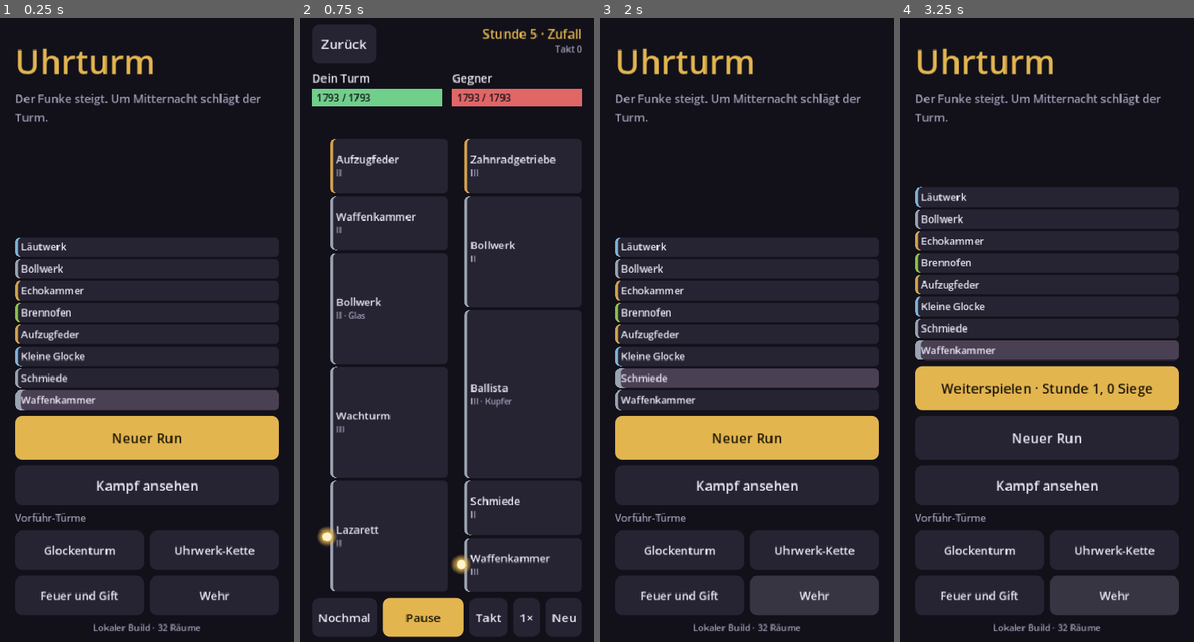
Above: before the commit, frames 1-4 (left to right).
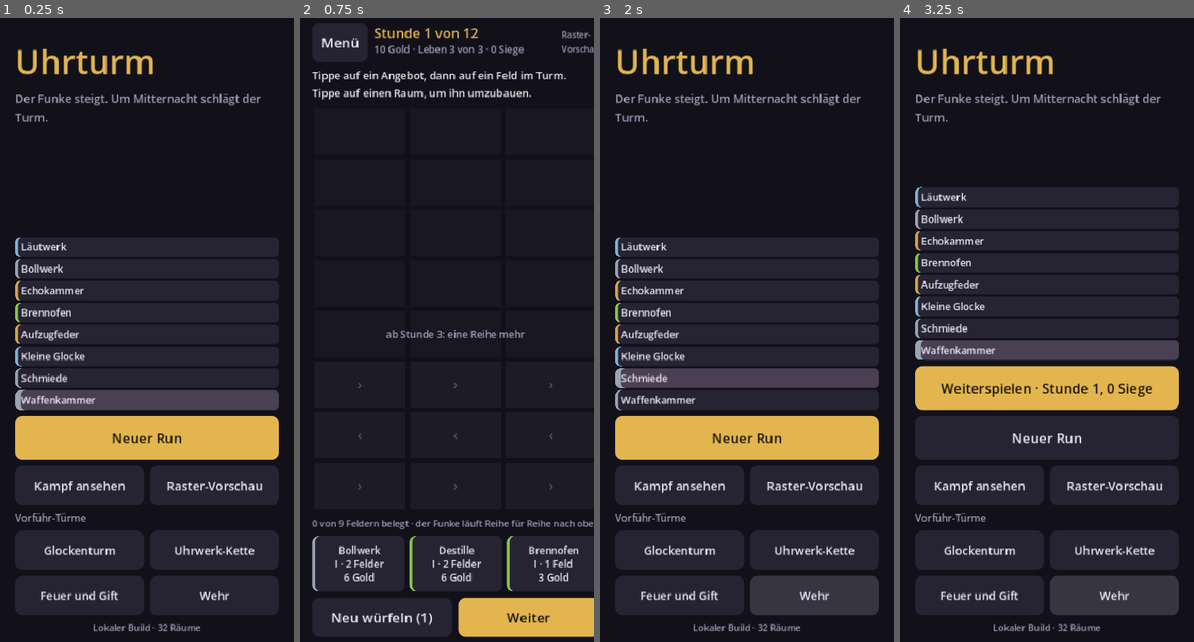
Above: after the commit, the same moments.

Repository: j4nric/auto-battle
Game: Godot game, scene res://scenes/main.tscn
Two runs of this game, one before a commit and one after it. Both use one fixed random seed, a clock stepped at 60 frames per second and the inputs below.
Inputs (mouse positions are in pixels of both pictures, inside the frame that each line leads up to):
- Up to frame 1 (0.25 s): no input
- Up to frame 2 (0.75 s): click (514, 486) at 0.5 s, where only the run after the commit has a clickable "Raster-Vorschau"
- Up to frame 3 (2 s): click (641, 42) at 1.25 s, where only the run after the commit has a clickable "Menü"
- Up to frame 4 (3.25 s): click "Neuer Run" at 2 s; click "Menü" at 2.75 s

The runs differ from the first frame. In frame 1, 0.8% of the frame differs, in the area x 11-90%, y 71-79%; in frame 2, 24%, in the area x 4-100%, y 0-100%; in frame 3, 0.8%; in frame 4, 0.8%.

Commit message:
Raster workshop preview: place, rotate and rebuild on the 3-wide grid
- GridView draws the grid tower by hand: shapes in guild colours, spark
  direction per row, locked rows with the hour they open, a placement ghost
  (green fits, red does not)
- RasterView: tap an offer, tap a cell, rotate, tap again or "Einbauen";
  tap a room to sell, rotate in place or move it; omens, alloys, run end.
  Fights resolve directly, the animated grid fight follows.
- UhrRasterSession saves the preview run separately (seed + actions)
- Start screen: "Raster-Vorschau" next to "Kampf ansehen"

Checked in the emulated Pixel 7: placing, ghost, room actions in two rows,
moving, omens, merchant.

Co-Authored-By: Claude Opus 5.5 <noreply@anthropic.com>
Claude-Session: https://claude.ai/code/session_01QwYqqhMmgv2Hvsj6QZ7XPB

Diff:
--- /dev/null
+++ b/game/scenes/raster.tscn
@@ -0,0 +1,12 @@
+[gd_scene load_steps=2 format=3]
+
+[ext_resource type="Script" path="res://scripts/raster_view.gd" id="1"]
+
+[node name="Raster" type="Control"]
+layout_mode = 3
+anchors_preset = 15
+anchor_right = 1.0
+anchor_bottom = 1.0
+grow_horizontal = 2
+grow_vertical = 2
+script = ExtResource("1")
--- a/game/scripts/main.gd
+++ b/game/scripts/main.gd
@@ -63,9 +63,20 @@
 	start.pressed.connect(func() -> void: _start_run(int(Time.get_unix_time_from_system()) % 1000000))
 	col.add_child(start)
 
+	var pair := HBoxContainer.new()
+	pair.add_theme_constant_override("separation", 8)
 	var fight := UhrStyle.button("Kampf ansehen")
+	fight.size_flags_horizontal = Control.SIZE_EXPAND_FILL
+	fight.add_theme_font_size_override("font_size", 16)
 	fight.pressed.connect(func() -> void: _open_fight(int(Time.get_unix_time_from_system()) % 100000, -1, 0))
-	col.add_child(fight)
+	pair.add_child(fight)
+	# The 3-wide grid tower (ADR 0008), playable as a preview until it replaces the column.
+	var raster := UhrStyle.button("Raster-Vorschau")
+	raster.size_flags_horizontal = Control.SIZE_EXPAND_FILL
+	raster.add_theme_font_size_override("font_size", 16)
+	raster.pressed.connect(func() -> void: get_tree().change_scene_to_file("res://scenes/raster.tscn"))
+	pair.add_child(raster)
+	col.add_child(pair)
 
 	col.add_child(UhrStyle.label("Vorführ-Türme", 13, UhrStyle.MUTED))
 	var grid := GridContainer.new()
--- /dev/null
+++ b/game/scripts/raster_session.gd
@@ -0,0 +1,59 @@
+class_name UhrRasterSession
+extends RefCounted
+## The current raster preview run (ADR 0008) and its save game: seed + actions, saved after every
+## action, loaded by replay (ADR 0007). Separate from the column run's save until the raster
+## replaces it.
+
+const SAVE_PATH := "user://raster-run.json"
+
+static var run: UhrRasterRun = null
+
+
+static func new_run(seed: int) -> UhrRasterRun:
+	run = UhrRasterRun.create(seed)
+	save()
+	return run
+
+
+## Applies an action to the current run and saves. Returns false if it was rejected.
+static func act(a: Dictionary) -> bool:
+	if run == null or not run.act(a):
+		return false
+	save()
+	return true
+
+
+static func save() -> void:
+	if run == null:
+		return
+	var f := FileAccess.open(SAVE_PATH, FileAccess.WRITE)
+	if f == null:
+		return
+	f.store_string(JSON.stringify({ "v": 1, "seed": run.seed, "hour": run.hour, "wins": run.wins, "actions": run.actions }))
+	# Close explicitly: on the web the file only reaches IndexedDB when it is closed.
+	f.close()
+
+
+static func has_save() -> bool:
+	return FileAccess.file_exists(SAVE_PATH)
+
+
+## Loads the saved run by replaying it, or null if there is none or it no longer replays.
+static func load_saved() -> UhrRasterRun:
+	if not has_save():
+		return null
+	var d: Variant = JSON.parse_string(FileAccess.get_file_as_string(SAVE_PATH))
+	if typeof(d) != TYPE_DICTIONARY or not d.has("seed"):
+		return null
+	var r := UhrRasterRun.replay(int(d.seed), d.get("actions", []))
+	if r == null:
+		push_warning("Saved raster run no longer replays")
+		return null
+	run = r
+	return run
+
+
+static func clear() -> void:
+	run = null
+	if has_save():
+		DirAccess.remove_absolute(ProjectSettings.globalize_path(SAVE_PATH))
--- /dev/null
+++ b/game/scripts/raster_view.gd
@@ -0,0 +1,460 @@
+extends Control
+## Raster preview (ADR 0008): workshop on the 3-wide grid. Tap an offer, tap a cell to see where
+## it would go (green fits, red does not), rotate, then tap again or "Einbauen". Tap a placed room
+## to sell, rotate or move it. Fights resolve directly; the animated grid fight follows in M5.
+
+const MAIN_SCENE := "res://scenes/main.tscn"
+
+var run: UhrRasterRun
+var grid: GridView
+var title_label: Label
+var stats_label: Label
+var hint_label: Label
+var cells_label: Label
+var bottom: VBoxContainer
+var toast: Label
+
+var selected_offer := -1
+var selected_room := -1
+var moving := false
+## Placement preview: { id, x, y, rot, ok, ax, ay } (ax, ay: the tapped cell).
+var ghost: Dictionary = {}
+
+
+func _ready() -> void:
+	run = UhrRasterSession.run
+	if run == null:
+		run = UhrRasterSession.load_saved()
+	if run == null:
+		run = UhrRasterSession.new_run(int(Time.get_unix_time_from_system()) % 1000000)
+	_build_ui()
+	_refresh()
+
+
+func _build_ui() -> void:
+	var bg := ColorRect.new()
+	bg.color = UhrStyle.NIGHT
+	bg.set_anchors_preset(Control.PRESET_FULL_RECT)
+	add_child(bg)
+	var margin := MarginContainer.new()
+	margin.set_anchors_preset(Control.PRESET_FULL_RECT)
+	for side in ["left", "right"]:
+		margin.add_theme_constant_override("margin_" + side, 16)
+	margin.add_theme_constant_override("margin_top", 16)
+	margin.add_theme_constant_override("margin_bottom", 14)
+	add_child(margin)
+	var col := VBoxContainer.new()
+	col.add_theme_constant_override("separation", 8)
+	margin.add_child(col)
+
+	var head := HBoxContainer.new()
+	head.add_theme_constant_override("separation", 8)
+	var back := UhrStyle.button("Menü")
+	back.pressed.connect(func() -> void: get_tree().change_scene_to_file(MAIN_SCENE))
+	head.add_child(back)
+	var titles := VBoxContainer.new()
+	titles.size_flags_horizontal = Control.SIZE_EXPAND_FILL
+	titles.add_theme_constant_override("separation", 0)
+	title_label = UhrStyle.label("", 18, UhrStyle.BRASS, false)
+	stats_label = UhrStyle.label("", 13, UhrStyle.MUTED, false)
+	titles.add_child(title_label)
+	titles.add_child(stats_label)
+	head.add_child(titles)
+	head.add_child(UhrStyle.label("Raster-\nVorschau", 11, UhrStyle.MUTED, false))
+	col.add_child(head)
+
+	hint_label = UhrStyle.label("", 14, UhrStyle.TEXT)
+	hint_label.custom_minimum_size.y = 40
+	col.add_child(hint_label)
+
+	grid = GridView.new()
+	grid.size_flags_vertical = Control.SIZE_EXPAND_FILL
+	grid.cell_tapped.connect(_on_cell_tapped)
+	col.add_child(grid)
+
+	cells_label = UhrStyle.label("", 12, UhrStyle.MUTED, false)
+	col.add_child(cells_label)
+
+	bottom = VBoxContainer.new()
+	bottom.add_theme_constant_override("separation", 8)
+	col.add_child(bottom)
+
+	toast = UhrStyle.label("", 16, UhrStyle.NIGHT, false)
+	toast.horizontal_alignment = HORIZONTAL_ALIGNMENT_CENTER
+	var tb := UhrStyle.box(UhrStyle.BRASS, 10)
+	tb.set_content_margin_all(10)
+	toast.add_theme_stylebox_override("normal", tb)
+	toast.set_anchors_preset(Control.PRESET_CENTER_TOP)
+	toast.position.y = 70
+	toast.modulate.a = 0.0
+	toast.z_index = 10
+	toast.mouse_filter = Control.MOUSE_FILTER_IGNORE
+	add_child(toast)
+
+
+# ------------------------------------------------------------------ rendering
+func _refresh() -> void:
+	title_label.text = "Stunde %d von %d" % [run.hour, UhrRun.HOURS]
+	stats_label.text = "%d Gold · Leben %d von %d · %d Siege" % [run.gold, run.lives, UhrRun.LIVES, run.wins]
+	var rows := int(run.tower.rows)
+	grid.locked_text = "ab Stunde %d: eine Reihe mehr" % _next_growth_hour() if rows < GridView.MAX_ROWS else ""
+	grid.setup(run.tower)
+	grid.set_selected(selected_room)
+	grid.set_ghost(ghost)
+	cells_label.text = "%d von %d Feldern belegt · der Funke läuft Reihe für Reihe nach oben" % [UhrRasterTower.used_cells(run.tower), UhrRasterTower.WIDTH * rows]
+	for c in bottom.get_children():
+		c.queue_free()
+	match run.phase:
+		"shop":
+			_render_shop()
+		"omen":
+			_render_omens()
+		"alloy":
+			_render_alloy()
+		"over":
+			_render_over()
+
+
+func _next_growth_hour() -> int:
+	for h in range(run.hour + 1, UhrRun.HOURS + 1):
+		if UhrRasterTower.rows_for(h) > int(run.tower.rows):
+			return h
+	return UhrRun.HOURS
+
+
+func _render_shop() -> void:
+	if selected_offer >= run.offers.size():
+		selected_offer = -1
+	if selected_room >= run.tower.rooms.size():
+		selected_room = -1
+	if selected_room >= 0:
+		_render_room_actions()
+		return
+	if selected_offer >= 0:
+		var o: Dictionary = run.offers[selected_offer]
+		var def := UhrContent.raster_room(o.id)
+		if ghost.is_empty():
+			hint_label.text = "%s: %s. Tippe auf ein Feld im Turm." % [def.name, str(def.text).trim_suffix(".")]
+		elif ghost.ok:
+			hint_label.text = "Passt. Nochmal tippen oder „Einbauen“. Mit „Drehen“ änderst du die Lage."
+		else:
+			hint_label.text = "Passt dort nicht. Tippe auf ein anderes Feld oder drehe den Raum."
+	else:
+		var last := _last_fight_text()
+		hint_label.text = (last + " " if last != "" else "") + "Tippe auf ein Angebot, dann auf ein Feld im Turm. Tippe auf einen Raum, um ihn umzubauen."
+
+	var cards := GridContainer.new()
+	cards.columns = mini(3, maxi(1, run.offers.size()))
+	cards.add_theme_constant_override("h_separation", 6)
+	cards.add_theme_constant_override("v_separation", 6)
+	for i in run.offers.size():
+		cards.add_child(_offer_card(i))
+	bottom.add_child(cards)
+
+	var row := HBoxContainer.new()
+	row.add_theme_constant_override("separation", 8)
+	if selected_offer >= 0:
+		var rot := UhrStyle.button("Drehen")
+		rot.disabled = UhrRasterTower.rotations(run.offers[selected_offer].id).size() < 2
+		rot.pressed.connect(_rotate_ghost)
+		row.add_child(rot)
+		if _duplicate_index(run.offers[selected_offer].id) >= 0:
+			var up := UhrStyle.button("Aufwerten")
+			up.disabled = run.preview_buy(selected_offer, true) == null
+			up.pressed.connect(_upgrade)
+			row.add_child(up)
+		var place := UhrStyle.button("Einbauen", true)
+		place.size_flags_horizontal = Control.SIZE_EXPAND_FILL
+		place.disabled = ghost.is_empty() or not ghost.ok
+		place.pressed.connect(_confirm_place)
+		row.add_child(place)
+	else:
+		var reroll := UhrStyle.button("Neu würfeln (%d)" % run.reroll_cost)
+		reroll.disabled = run.gold < run.reroll_cost
+		reroll.size_flags_horizontal = Control.SIZE_EXPAND_FILL
+		reroll.pressed.connect(func() -> void: _act({ "t": "reroll" }))
+		row.add_child(reroll)
+		var next := UhrStyle.button("Weiter", true)
+		next.size_flags_horizontal = Control.SIZE_EXPAND_FILL
+		next.pressed.connect(func() -> void: _act({ "t": "endShop" }))
+		row.add_child(next)
+	bottom.add_child(row)
+
+
+func _offer_card(i: int) -> Button:
+	var o: Dictionary = run.offers[i]
+	var def := UhrContent.raster_room(o.id)
+	var b := Button.new()
+	b.custom_minimum_size = Vector2(0, 74)
+	b.size_flags_horizontal = Control.SIZE_EXPAND_FILL
+	b.clip_text = true
+	var affordable := int(o.price) <= run.gold
+	var dup := _duplicate_index(o.id) >= 0
+	var n := UhrRasterTower.area(o.id)
+	b.text = "%s\n%s · %d %s\n%d Gold%s" % [def.name, ["I", "II", "III", "IV"][int(o.tier)], n, "Feld" if n == 1 else "Felder", int(o.price), " · im Turm" if dup else ""]
+	b.add_theme_font_size_override("font_size", 13)
+	var sb := UhrStyle.box(UhrStyle.PANEL_LIT if i == selected_offer else UhrStyle.PANEL, 8, 4, UhrStyle.guild_color(def.guild))
+	if i == selected_offer:
+		sb.border_width_top = 2
+		sb.border_width_right = 2
+		sb.border_width_bottom = 2
+		sb.border_color = UhrStyle.BRASS
+	for st in ["normal", "hover", "pressed", "focus"]:
+		b.add_theme_stylebox_override(st, sb)
+	var fg := UhrStyle.TEXT if affordable else UhrStyle.MUTED
+	for st in ["font_color", "font_hover_color", "font_pressed_color", "font_focus_color"]:
+		b.add_theme_color_override(st, fg)
+	b.pressed.connect(_on_offer_tapped.bind(i))
+	return b
+
+
+func _render_room_actions() -> void:
+	var r: Dictionary = run.tower.rooms[selected_room]
+	var def := UhrContent.raster_room(r.id)
+	if moving:
+		hint_label.text = "Tippe auf das Feld, wo %s hin soll, und dann nochmal zum Bestätigen." % def.name if ghost.is_empty() else ("Passt. Nochmal tippen oder „Hier hin“." if ghost.ok else "Passt dort nicht.")
+	else:
+		hint_label.text = "%s: %s" % [def.name, def.text]
+	var tier := int(r.tier) if r.get("tier") != null else 0
+	var row := HBoxContainer.new()
+	row.add_theme_constant_override("separation", 6)
+	if moving:
+		var rot := UhrStyle.button("Drehen")
+		rot.disabled = UhrRasterTower.rotations(r.id).size() < 2
+		rot.pressed.connect(_rotate_ghost)
+		var here := UhrStyle.button("Hier hin", true)
+		here.size_flags_horizontal = Control.SIZE_EXPAND_FILL
+		here.disabled = ghost.is_empty() or not ghost.ok
+		here.pressed.connect(_confirm_move)
+		var cancel := UhrStyle.button("Abbrechen")
+		cancel.pressed.connect(_clear_selection)
+		for b in [rot, here, cancel]:
+			row.add_child(b)
+	else:
+		var sell := UhrStyle.button("Verkaufen +%d" % UhrRasterRun.sell_price(r.id, tier))
+		sell.add_theme_font_size_override("font_size", 15)
+		sell.pressed.connect(func() -> void:
+			var idx := selected_room
+			_clear_selection(false)
+			_act({ "t": "sell", "idx": idx }))
+		var rot := UhrStyle.button("Drehen")
+		rot.disabled = UhrRasterTower.rotations(r.id).size() < 2
+		rot.pressed.connect(_rotate_in_place)
+		var mv := UhrStyle.button("Verschieben")
+		mv.pressed.connect(func() -> void:
+			moving = true
+			ghost = {}
+			_refresh())
+		var done := UhrStyle.button("Fertig", true)
+		done.pressed.connect(_clear_selection)
+		# Two rows of two: four buttons side by side do not fit a phone's width.
+		var row2 := HBoxContainer.new()
+		row2.add_theme_constant_override("separation", 6)
+		for b in [sell, rot]:
+			b.size_flags_horizontal = Control.SIZE_EXPAND_FILL
+			row.add_child(b)
+		for b in [mv, done]:
+			b.size_flags_horizontal = Control.SIZE_EXPAND_FILL
+			row2.add_child(b)
+		bottom.add_child(row)
+		bottom.add_child(row2)
+		return
+	bottom.add_child(row)
+
+
+func _render_omens() -> void:
+	hint_label.text = "Wer fordert dich heraus? Wähle ein Vorzeichen."
+	for o in run.omens:
+		var b := Button.new()
+		b.custom_minimum_size = Vector2(0, 64)
+		b.text = "%s\n%s" % [o.name, o.text]
+		b.add_theme_font_size_override("font_size", 14)
+		b.autowrap_mode = TextServer.AUTOWRAP_WORD_SMART
+		var sb := UhrStyle.box(UhrStyle.PANEL, 10, 4, UhrStyle.BRASS if o.get("alloy", false) else UhrStyle.LINE)
+		sb.set_content_margin_all(10)
+		for st in ["normal", "hover", "pressed", "focus"]:
+			b.add_theme_stylebox_override(st, sb)
+		for st in ["font_color", "font_hover_color", "font_pressed_color", "font_focus_color"]:
+			b.add_theme_color_override(st, UhrStyle.TEXT)
+		b.pressed.connect(func() -> void:
+			if _act({ "t": "omen", "id": o.id }):
+				var t := _last_fight_text()
+				if t != "":
+					_toast(t))
+		bottom.add_child(b)
+
+
+func _render_alloy() -> void:
+	var al := UhrContent.alloy(run.pending_alloy)
+	hint_label.text = "Belohnung: Legierung %s. %s Tippe auf den Raum, der sie bekommt." % [al.name, al.text]
+	bottom.add_child(UhrStyle.label("Eine Legierung pro Raum. Eine vorhandene wird ersetzt.", 12, UhrStyle.MUTED))
+
+
+func _render_over() -> void:
+	var text := "Mitternacht! Dein Turm schlägt." if run.midnight else "Dein Turm ist eingestürzt."
+	hint_label.text = "%s %d Siege in %d Stunden." % [text, run.wins, run.hour]
+	var again := UhrStyle.button("Neuer Raster-Run", true)
+	again.pressed.connect(func() -> void:
+		UhrRasterSession.new_run(int(Time.get_unix_time_from_system()) % 1000000)
+		get_tree().reload_current_scene())
+	bottom.add_child(again)
+
+
+func _last_fight_text() -> String:
+	for i in range(run.fights.size() - 1, -1, -1):
+		var f: Dictionary = run.fights[i]
+		if f.get("skipped", false):
+			return ""
+		return "%s gegen %s nach %d Takten." % ["Sieg" if f.won else "Niederlage", f.opponent, int(f.ticks)]
+	return ""
+
+
+# ------------------------------------------------------------------ input
+func _act(a: Dictionary) -> bool:
+	var fused_before := run.fusions_found.size()
+	var ok := UhrRasterSession.act(a)
+	if not ok:
+		_toast("Das geht gerade nicht.")
+	elif run.fusions_found.size() > fused_before:
+		_toast("Verschmelzung: %s!" % UhrContent.raster_room(run.fusions_found[-1]).name)
+	_refresh()
+	return ok
+
+
+func _clear_selection(refresh := true) -> void:
+	selected_offer = -1
+	selected_room = -1
+	moving = false
+	ghost = {}
+	if refresh:
+		_refresh()
+
+
+func _on_offer_tapped(i: int) -> void:
+	if int(run.offers[i].price) > run.gold:
+		_toast("Zu teuer.")
+		return
+	var same := i == selected_offer
+	_clear_selection(false)
+	if not same:
+		selected_offer = i
+	_refresh()
+
+
+func _room_at(x: int, y: int) -> int:
+	for i in run.tower.rooms.size():
+		for cc in grid._abs_cells(run.tower.rooms[i]):
+			if cc[0] == x and cc[1] == y:
+				return i
+	return -1
+
+
+func _on_cell_tapped(x: int, y: int) -> void:
+	match run.phase:
+		"alloy":
+			var i := _room_at(x, y)
+			if i >= 0:
+				_act({ "t": "alloy", "idx": i })
+			return
+		"shop":
+			pass
+		_:
+			return
+	var placing := selected_offer >= 0 or moving
+	if placing:
+		# A second tap inside a fitting preview confirms it.
+		if not ghost.is_empty() and ghost.ok and _ghost_covers(x, y):
+			if moving:
+				_confirm_move()
+			else:
+				_confirm_place()
+			return
+		var id: String = run.tower.rooms[selected_room].id if moving else run.offers[selected_offer].id
+		var rot := int(ghost.get("rot", 0)) if not ghost.is_empty() else (int(run.tower.rooms[selected_room].get("rot", 0)) if moving else 0)
+		_set_ghost(id, x, y, rot)
+		_refresh()
+		return
+	var hit := _room_at(x, y)
+	_clear_selection(false)
+	selected_room = hit
+	_refresh()
+
+
+func _ghost_covers(x: int, y: int) -> bool:
+	for cc in UhrContent.cells_of(UhrContent.raster_room(ghost.id), int(ghost.rot)):
+		if int(ghost.x) + cc[0] == x and int(ghost.y) + cc[1] == y:
+			return true
+	return false
+
+
+## Places the shape so that its lowest-left cell sits on the tapped cell.
+func _set_ghost(id: String, ax: int, ay: int, rot: int) -> void:
+	var first: Array = UhrContent.cells_of(UhrContent.raster_room(id), rot)[0]
+	var x: int = ax - first[0]
+	var y: int = ay - first[1]
+	var skip := selected_room if moving else -1
+	ghost = { "id": id, "x": x, "y": y, "rot": rot, "ax": ax, "ay": ay, "ok": UhrRasterTower.can_place(run.tower, id, x, y, rot, skip) }
+
+
+func _rotate_ghost() -> void:
+	var id: String = run.tower.rooms[selected_room].id if moving else run.offers[selected_offer].id
+	var rots := UhrRasterTower.rotations(id)
+	if ghost.is_empty():
+		_toast("Tippe zuerst auf ein Feld.")
+		return
+	var k := rots.find(int(ghost.rot))
+	_set_ghost(id, int(ghost.ax), int(ghost.ay), rots[(k + 1) % rots.size()])
+	_refresh()
+
+
+func _rotate_in_place() -> void:
+	var r: Dictionary = run.tower.rooms[selected_room]
+	var rots := UhrRasterTower.rotations(r.id)
+	var cur := int(r.rot) if r.get("rot") != null else 0
+	var k := rots.find(cur)
+	for step in range(1, rots.size()):
+		var rot: int = rots[(k + step) % rots.size()]
+		if UhrRasterTower.can_place(run.tower, r.id, int(r.x), int(r.y), rot, selected_room):
+			_act({ "t": "move", "idx": selected_room, "x": int(r.x), "y": int(r.y), "rot": rot })
+			return
+	_toast("Zum Drehen ist hier kein Platz. Verschiebe den Raum.")
+
+
+func _confirm_place() -> void:
+	if ghost.is_empty() or not ghost.ok:
+		return
+	var a := { "t": "buy", "offer": selected_offer, "upgrade": false, "x": int(ghost.x), "y": int(ghost.y), "rot": int(ghost.rot) }
+	_clear_selection(false)
+	_act(a)
+
+
+func _confirm_move() -> void:
+	if ghost.is_empty() or not ghost.ok:
+		return
+	var a := { "t": "move", "idx": selected_room, "x": int(ghost.x), "y": int(ghost.y), "rot": int(ghost.rot) }
+	_clear_selection(false)
+	_act(a)
+
+
+func _upgrade() -> void:
+	var i := selected_offer
+	_clear_selection(false)
+	if _act({ "t": "buy", "offer": i, "upgrade": true }):
+		_toast("Aufgewertet.")
+
+
+func _duplicate_index(id: String) -> int:
+	for i in run.tower.rooms.size():
+		if run.tower.rooms[i].id == id:
+			return i
+	return -1
+
+
+func _toast(text: String) -> void:
+	toast.text = text
+	toast.reset_size()
+	toast.position.x = (size.x - toast.size.x) * 0.5
+	var tw := create_tween()
+	tw.tween_property(toast, "modulate:a", 1.0, 0.15)
+	tw.tween_interval(1.6)
+	tw.tween_property(toast, "modulate:a", 0.0, 0.3)
--- /dev/null
+++ b/game/scripts/ui/grid_view.gd
@@ -0,0 +1,150 @@
+class_name GridView
+extends Control
+## The 3-wide grid tower (ADR 0008), drawn by hand: rooms with their shapes in guild colours, the
+## spark's direction per row, rows still locked, and a ghost preview for placing or moving.
+## Only displays and reports taps; the rules live in game/core.
+
+signal cell_tapped(x: int, y: int)
+
+const MAX_ROWS := 8
+const GAP := 3.0
+
+var tower: Dictionary = UhrRasterTower.empty_grid(3)
+var selected := -1
+## Ghost preview: { id, x, y, rot, ok } or empty.
+var ghost: Dictionary = {}
+## Text on the first locked row, e.g. "ab Stunde 3".
+var locked_text := ""
+
+
+func setup(t: Dictionary) -> void:
+	tower = t
+	queue_redraw()
+
+
+func set_ghost(g: Dictionary) -> void:
+	ghost = g
+	queue_redraw()
+
+
+func set_selected(i: int) -> void:
+	selected = i
+	queue_redraw()
+
+
+func cell_size() -> Vector2:
+	var w := size.x / UhrRasterTower.WIDTH
+	var h := minf(w * 0.7, size.y / MAX_ROWS)
+	return Vector2(w, h)
+
+
+## Screen rectangle of a cell; row 0 is the foundation at the bottom.
+func cell_rect(x: int, y: int) -> Rect2:
+	var c := cell_size()
+	return Rect2(Vector2(x * c.x, size.y - (y + 1) * c.y), c)
+
+
+func _gui_input(event: InputEvent) -> void:
+	var pos := Vector2.ZERO
+	if event is InputEventMouseButton and event.pressed and event.button_index == MOUSE_BUTTON_LEFT:
+		pos = event.position
+	elif event is InputEventScreenTouch and event.pressed:
+		pos = event.position
+	else:
+		return
+	var c := cell_size()
+	var x := int(floorf(pos.x / c.x))
+	var y := int(floorf((size.y - pos.y) / c.y))
+	if x >= 0 and x < UhrRasterTower.WIDTH and y >= 0 and y < int(tower.rows):
+		accept_event()
+		cell_tapped.emit(x, y)
+
+
+func _notification(what: int) -> void:
+	if what == NOTIFICATION_RESIZED:
+		queue_redraw()
+
+
+func _draw() -> void:
+	var font := get_theme_default_font()
+	var c := cell_size()
+	var rows := int(tower.rows)
+	# Cells: open rows with the spark's direction, locked rows dimmed.
+	for y in MAX_ROWS:
+		for x in UhrRasterTower.WIDTH:
+			var r := cell_rect(x, y).grow(-GAP)
+			if y < rows:
+				draw_rect(r, UhrStyle.PANEL.darkened(0.25))
+				var arrow := "›" if y % 2 == 0 else "‹"
+				draw_string(font, r.position + Vector2(0, r.size.y * 0.5 + 6), arrow, HORIZONTAL_ALIGNMENT_CENTER, r.size.x, 18, UhrStyle.LINE.lightened(0.15))
+			else:
+				draw_rect(r, UhrStyle.NIGHT.lightened(0.03))
+	if rows < MAX_ROWS and locked_text != "":
+		var lr := cell_rect(0, rows)
+		draw_string(font, lr.position + Vector2(0, lr.size.y * 0.5 + 5), locked_text, HORIZONTAL_ALIGNMENT_CENTER, c.x * UhrRasterTower.WIDTH, 13, UhrStyle.MUTED)
+	# Rooms.
+	for i in tower.rooms.size():
+		var room: Dictionary = tower.rooms[i]
+		var def := UhrContent.raster_room(room.id)
+		var col := UhrStyle.guild_color(def.guild)
+		_draw_cells(_abs_cells(room), UhrStyle.PANEL.lerp(col, 0.28), UhrStyle.BRASS if i == selected else col, 3.0 if i == selected else 1.5)
+		var first: Array = _abs_cells(room)[0]
+		var fr := cell_rect(first[0], first[1]).grow(-GAP - 4)
+		var tier := int(room.tier) if room.get("tier") != null else 0
+		var name: String = def.name
+		# Long names (Quecksilberhemmung) get a smaller font instead of being cut off.
+		var fs := 13
+		while fs > 9 and font.get_string_size(name, HORIZONTAL_ALIGNMENT_LEFT, -1, fs).x > fr.size.x:
+			fs -= 1
+		draw_string(font, fr.position + Vector2(0, 16), name, HORIZONTAL_ALIGNMENT_LEFT, fr.size.x, fs, UhrStyle.TEXT)
+		var sub: String = ["I", "II", "III", "IV"][tier]
+		if room.get("alloy") != null and room.get("alloy") != "":
+			sub += " · " + str(UhrContent.alloy(room.alloy).name)
+		draw_string(font, fr.position + Vector2(0, 32), sub, HORIZONTAL_ALIGNMENT_LEFT, fr.size.x, 11, UhrStyle.TIER_COLORS[tier])
+	# Ghost.
+	if not ghost.is_empty():
+		var cells: Array = []
+		for cc in UhrContent.cells_of(UhrContent.raster_room(ghost.id), int(ghost.rot)):
+			cells.append([int(ghost.x) + cc[0], int(ghost.y) + cc[1]])
+		var tint := UhrStyle.MINE if ghost.ok else UhrStyle.FOE
+		# Opaque fill: semi-transparent cells would darken where they join.
+		_draw_cells(cells, UhrStyle.PANEL.darkened(0.25).lerp(tint, 0.3), tint, 2.5)
+
+
+func _abs_cells(room: Dictionary) -> Array:
+	var rot := int(room.rot) if room.get("rot") != null else 0
+	var out: Array = []
+	for cc in UhrContent.cells_of(UhrContent.raster_room(room.id), rot):
+		out.append([int(room.x) + cc[0], int(room.y) + cc[1]])
+	return out
+
+
+## Fills the cells of one shape as one piece: neighbouring cells are joined across the gap.
+func _draw_cells(cells: Array, fill: Color, border: Color, width: float) -> void:
+	var has := func(x: int, y: int) -> bool: return cells.has([x, y])
+	# Each cell's rectangle reaches across the gap to neighbours of the same shape, so fill and
+	# border form one piece.
+	var rects: Array[Rect2] = []
+	for cc in cells:
+		var r := cell_rect(cc[0], cc[1]).grow(-GAP)
+		if has.call(cc[0] - 1, cc[1]):
+			r = r.grow_side(SIDE_LEFT, GAP)
+		if has.call(cc[0] + 1, cc[1]):
+			r = r.grow_side(SIDE_RIGHT, GAP)
+		if has.call(cc[0], cc[1] + 1):
+			r = r.grow_side(SIDE_TOP, GAP)
+		if has.call(cc[0], cc[1] - 1):
+			r = r.grow_side(SIDE_BOTTOM, GAP)
+		rects.append(r)
+		draw_rect(r, fill)
+	for k in cells.size():
+		var cc: Array = cells[k]
+		var r := rects[k]
+		if not has.call(cc[0] - 1, cc[1]):
+			draw_line(r.position, Vector2(r.position.x, r.end.y), border, width)
+		if not has.call(cc[0] + 1, cc[1]):
+			draw_line(Vector2(r.end.x, r.position.y), r.end, border, width)
+		if not has.call(cc[0], cc[1] + 1):
+			draw_line(r.position, Vector2(r.end.x, r.position.y), border, width)
+		if not has.call(cc[0], cc[1] - 1):
+			draw_line(Vector2(r.position.x, r.end.y), r.end, border, width)
Not shown, added: game/scripts/raster_session.gd.uid
Not shown, added: game/scripts/raster_view.gd.uid
Not shown, added: game/scripts/ui/grid_view.gd.uid
